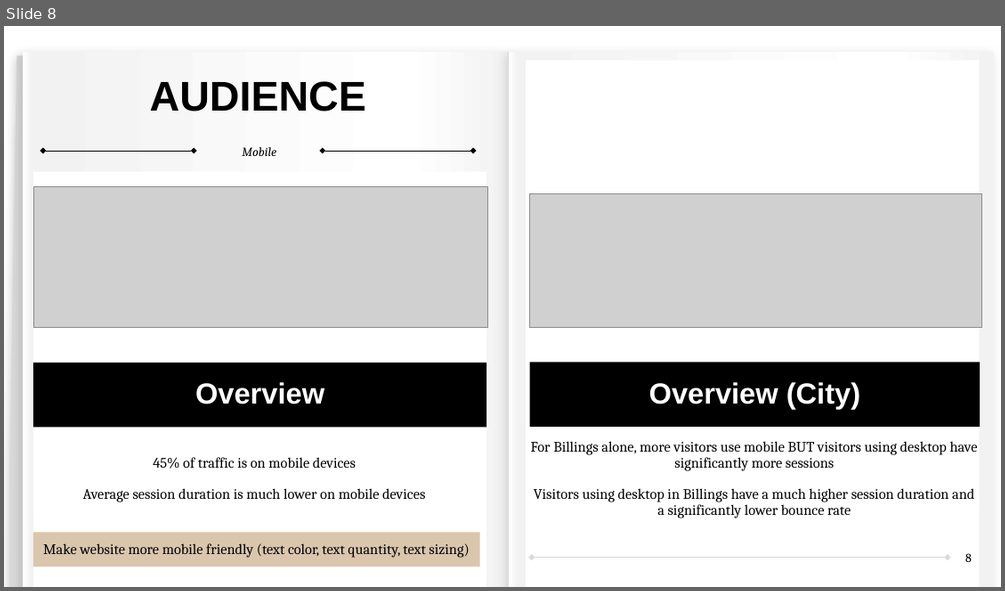
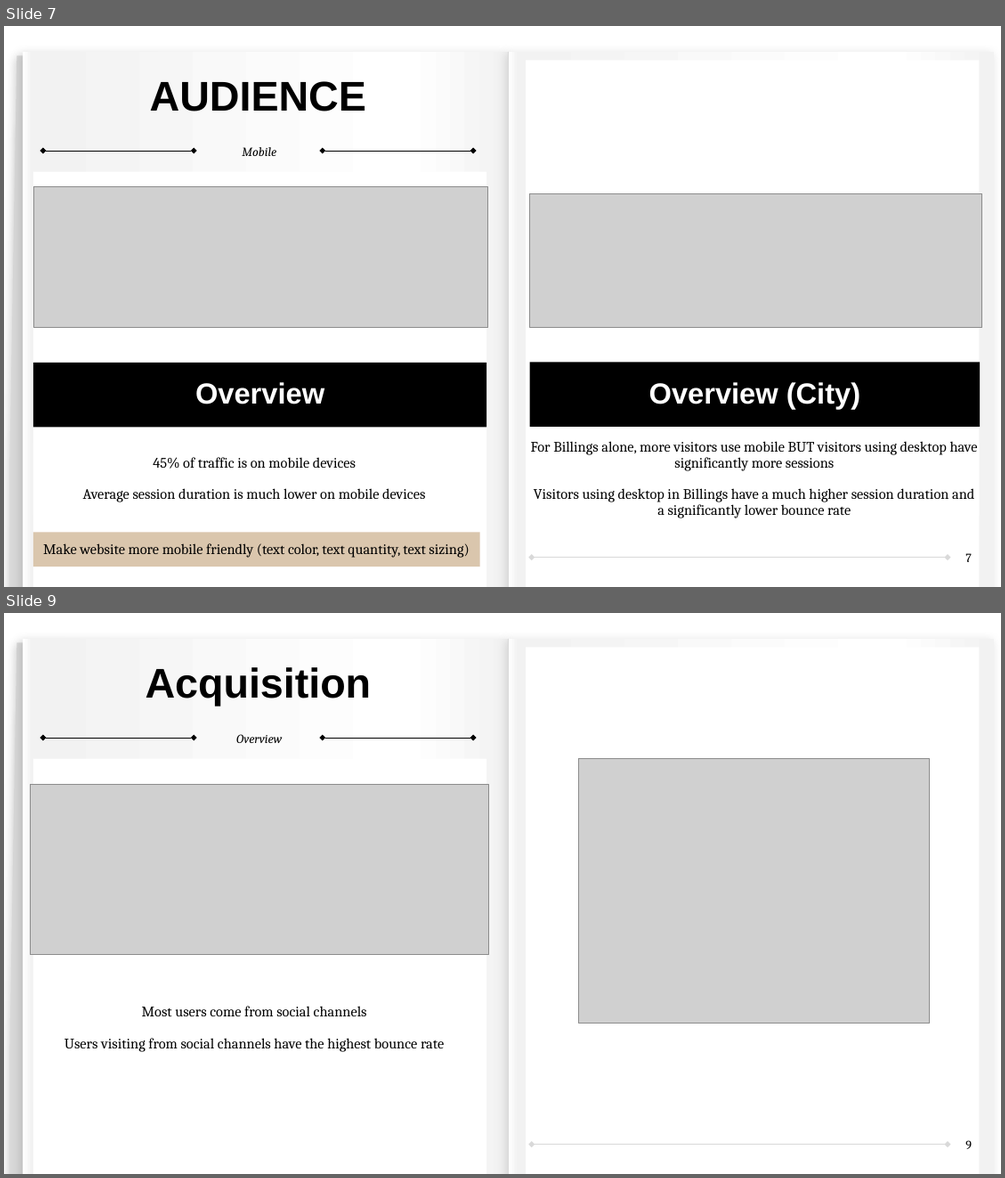
Before and after one commit to sibineejokela/Google_Analytics, a slide deck: Google_Analytics_ZJPhotography.pptx. Shown one above the other, each under a label of ours: slide 8 before the commit, slides 7 and 9 after it; the slides between them are not shown. The pictures are 1005x591 and 1005x1178 pixels, drawn with LibreOffice and Linux fonts; fonts in the diff are those of the drawing; grey boxes stand for pictures. Boxes give left, top, right and bottom in pixels: in the first picture for what was removed or moved away, otherwise in the second. Text is boxed around its words. In the diff, an @@ line names an element or a change of style, - is before the commit and + after.

Commit message:
added first draft details for acquisition

```diff
--- a/Google_Analytics_ZJPhotography.pptx
+++ b/Google_Analytics_ZJPhotography.pptx
@@ slide 9 added at [4,613,1001,1174], background #FFFFFF; not listed: 10 template elements that a slide beside it also shows @@
@@ freeform shape added at [8,643,614,1174], fill #D9D9D9 @@
@@ text added at [146,667,372,706], 40 pt, text #000000, bold @@
+Acquisition
@@ text added at [236,734,282,743], 12 pt, text #000000, italic @@
+Overview
@@ picture added at [578,759,929,1023] @@
@@ picture added at [30,784,489,955] @@
@@ text added at [33,954,475,1102], fill #FFFFFF, 14 pt, text #000000 @@
+Most users come from social channels
+Users visiting from social channels have the highest bounce rate
@@ page number added at [965,1140,971,1149], 12 pt, text #000000 @@
+9
@@ what was slide 8 is now slide 7 @@
@@ page number at [965,553,971,562]: text changed @@
-8
+7
```
Also in this commit, not shown: 2 slides changed, 9 other slides added, 1 slide removed, 25 other files.
